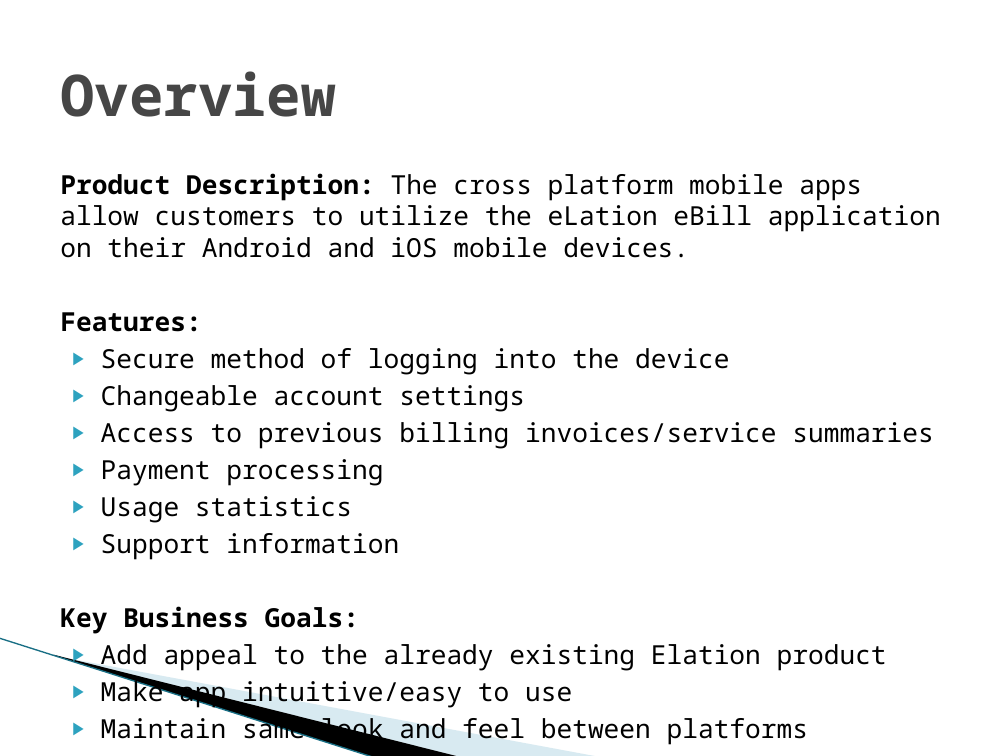
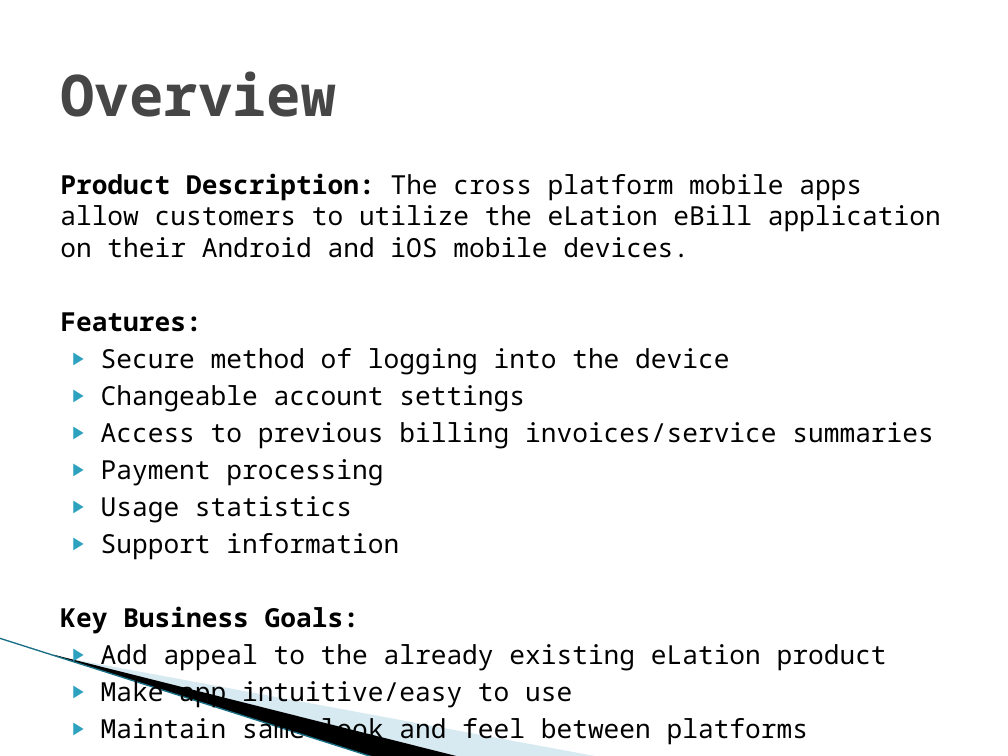
Before and after one commit to SDSMT-CSC/ECPMA, a slide deck: slide 2 of Documentation/Presentation1.pptx. Drawn at 1008x756 pixels with LibreOffice and Linux fonts; fonts in the diff are those of the drawing; background and template pictures are left out. Boxes give left, top, right and bottom in pixels: in the first picture for what was removed or moved away, otherwise in the second. Text is boxed around its words. In the diff, an @@ line names an element or a change of style, - is before the commit and + after.

Commit message:
changed Elation to eLation

```diff
--- a/Documentation/Presentation1.pptx
+++ b/Documentation/Presentation1.pptx
@@ text at <box>101,644,887,672</box>: text changed @@
-▶ Add appeal to the already existing Elation product
+▶ Add appeal to the already existing eLation product
```
